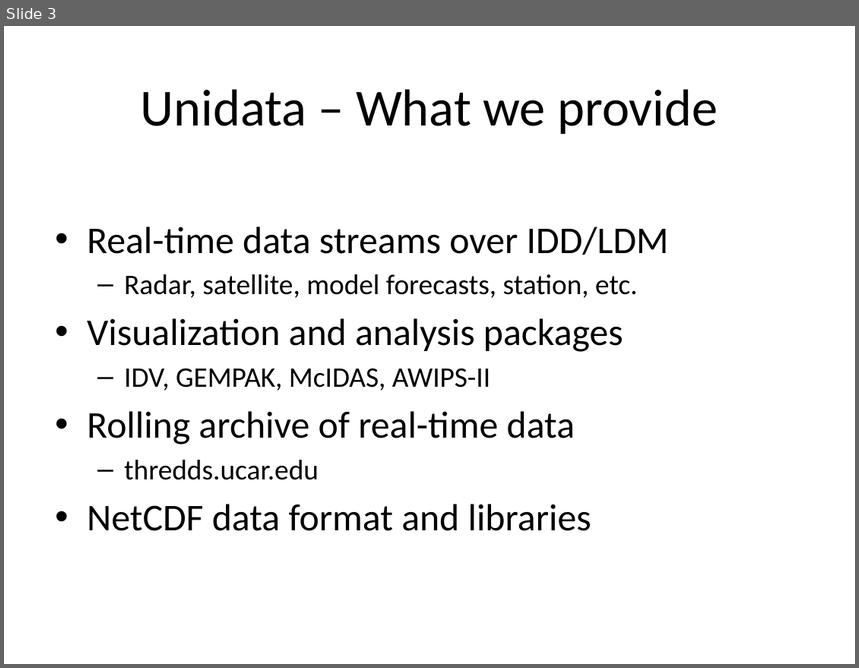
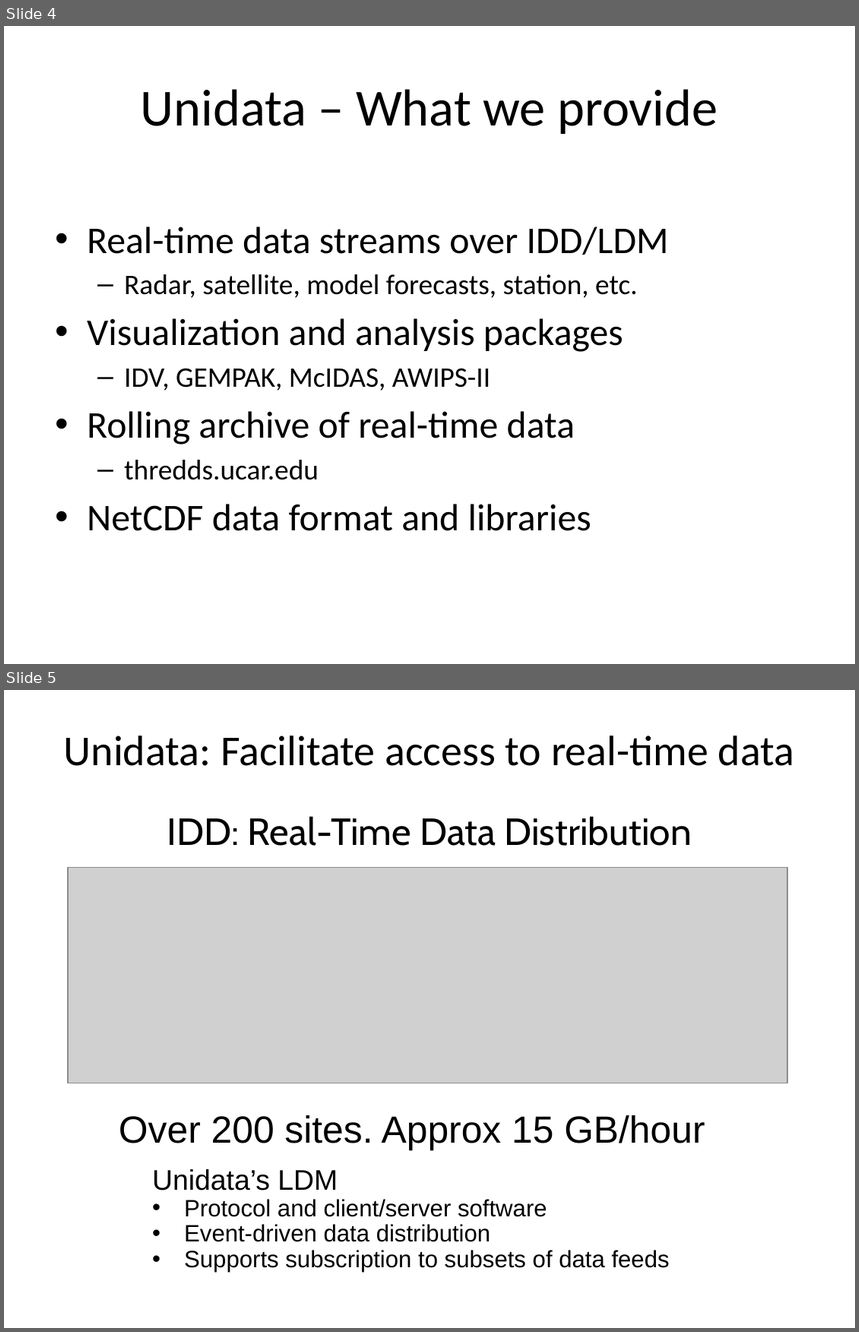
Before and after one commit to Unidata/python-workshop, a slide deck: presentations/Overview.pptx. Shown one above the other, each under a label of ours: slide 3 before the commit, slides 4 and 5 after it. The pictures are 859x668 and 859x1332 pixels, drawn with LibreOffice and Linux fonts; fonts in the diff are those of the drawing; grey boxes stand for pictures; background and template pictures are left out. Boxes give left, top, right and bottom in pixels: in the first picture for what was removed or moved away, otherwise in the second. Text is boxed around its words. In the diff, an @@ line names an element or a change of style, - is before the commit and + after.

Commit message:
Minor changes to overview slides (update Unidata intro slides).

```diff
--- a/presentations/Overview.pptx
+++ b/presentations/Overview.pptx
@@ slide 5 added at (x1=4, y1=690, x2=855, y2=1328), background #FFFFFF @@
@@ title added at (x1=64, y1=736, x2=795, y2=766), 36 pt, text #000000 @@
+Unidata: Facilitate access to real-time data
@@ text added at (x1=167, y1=816, x2=692, y2=846), 32 pt, text #000000 @@
+IDD: Real-Time Data Distribution
@@ picture added at (x1=68, y1=867, x2=788, y2=1083) @@
@@ text added at (x1=119, y1=1116, x2=705, y2=1151), 32 pt, text #000000 @@
+Over 200 sites. Approx 15 GB/hour
@@ text added at (x1=152, y1=1170, x2=670, y2=1272), 20 pt, text #000000 @@
+Unidata’s LDM
+  • Protocol and client/server software
+  • Event-driven data distribution
+  • Supports subscription to subsets of data feeds
@@ what was slide 3 is now slide 4 @@
```
Also in this commit, not shown: 2 slides changed, 1 other slide added, 1 slide removed, 1 other file.
